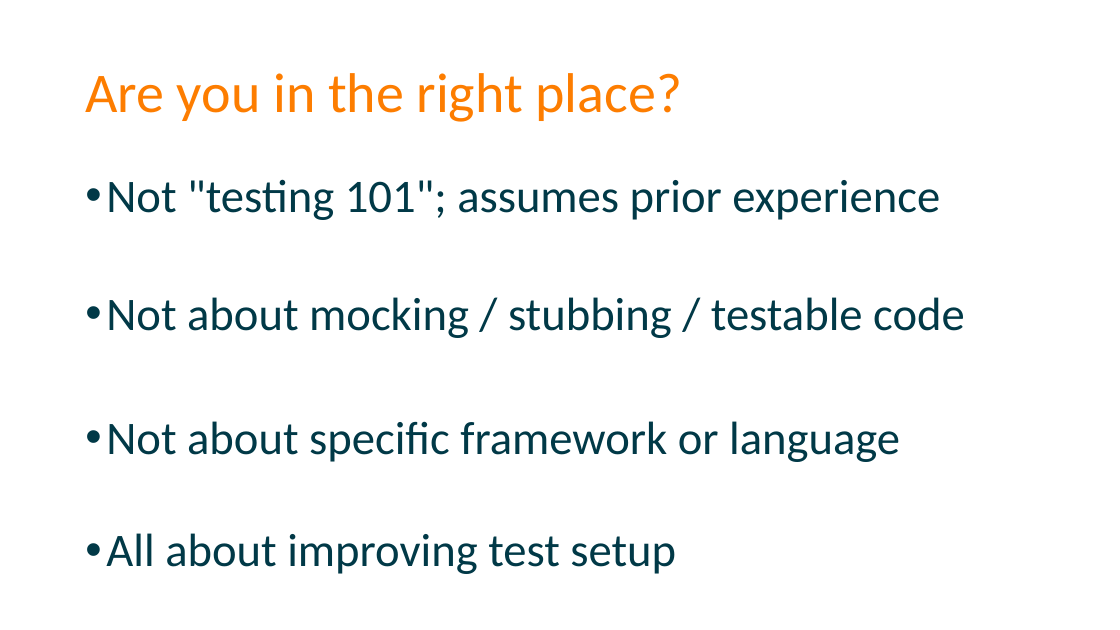
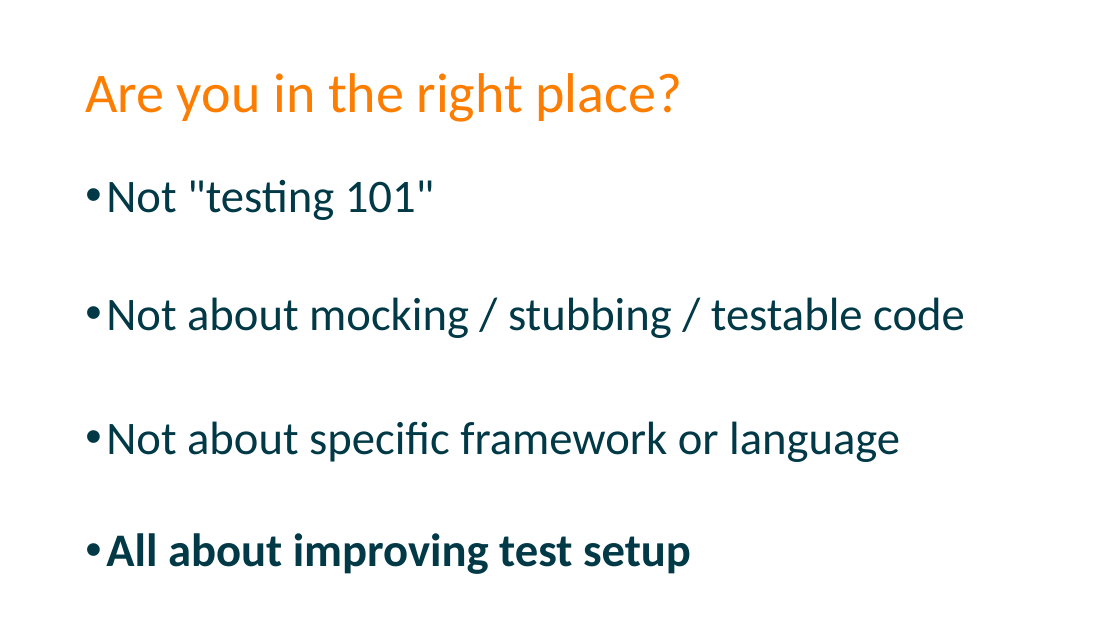
Before and after one commit to spetryjohnson/Talk-Patterns_of_Effective_Test_Setup, a slide deck: slide 4 of POETS - CodeMash 2017.pptx (slide 2 before the commit). Drawn at 1120x630 pixels with LibreOffice and Linux fonts; fonts in the diff are those of the drawing. Boxes give left, top, right and bottom in pixels: in the first picture for what was removed or moved away, otherwise in the second. Text is boxed around its words. In the diff, an @@ line names an element or a change of style, - is before the commit and + after.

```diff
--- a/POETS - CodeMash 2017.pptx
+++ b/POETS - CodeMash 2017.pptx
@@ text at <box>106,179,434,220</box>: text changed @@
-• Not "testing 101"; assumes prior experience
+• Not "testing 101"
@@ text at <box>106,533,691,574</box>: bold on in "All about improving test setup" @@
```
Also in this commit, not shown: 2 other slides changed, 2 slides added, 2 slides removed, 1 other file.
